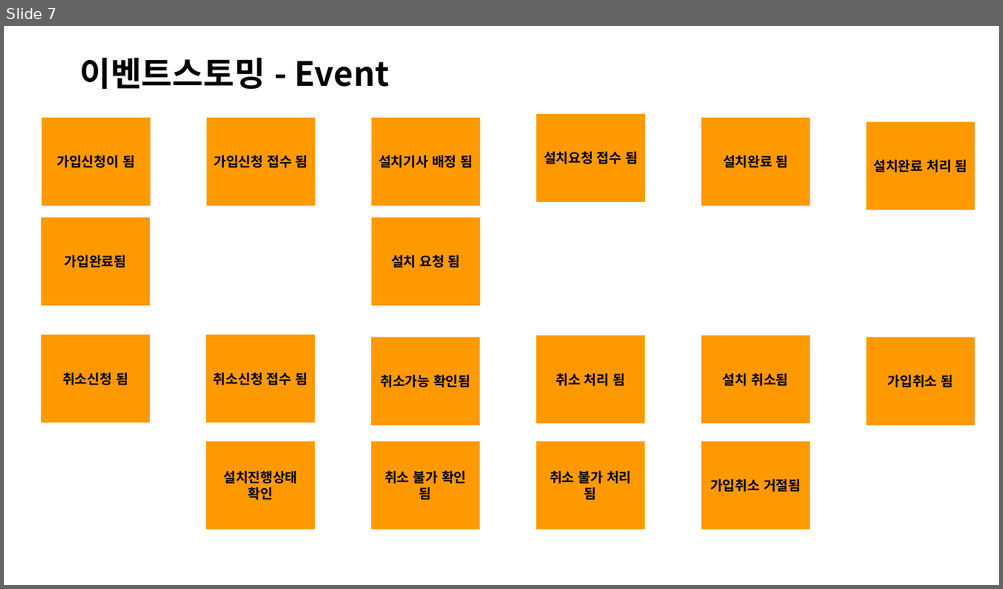
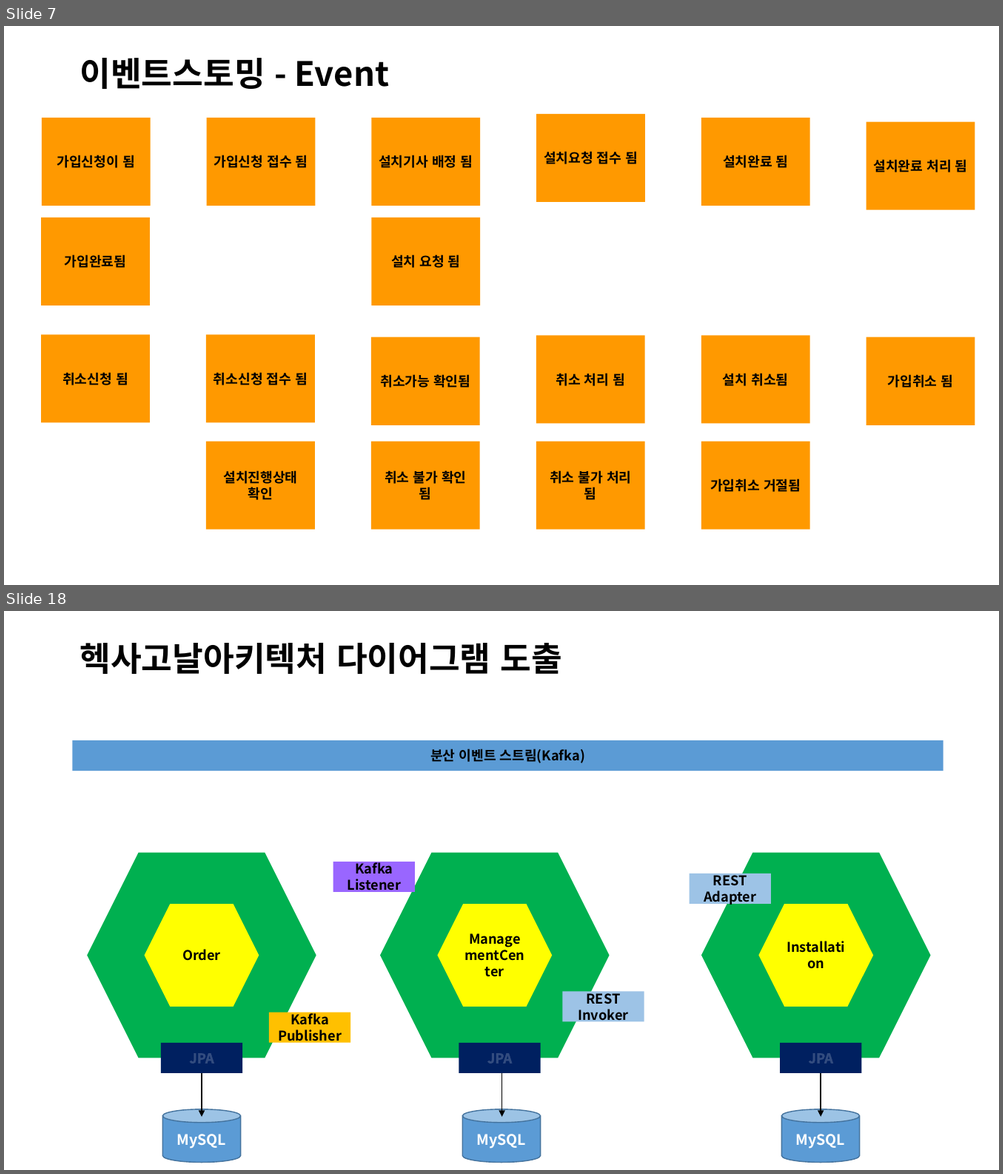
Before and after one commit to jisujin/ipTVShopProject, a slide deck: 실습프로젝트설계_ipTVShopProject.pptx. Shown one above the other, each under a label of ours: slide 7 before the commit, slides 7 and 18 after it; the slides between them are not shown. The pictures are 1003x589 and 1003x1174 pixels, drawn with LibreOffice and Linux fonts; fonts in the diff are those of the drawing. Boxes give left, top, right and bottom in pixels: in the first picture for what was removed or moved away, otherwise in the second. Text is boxed around its words. In the diff, an @@ line names an element or a change of style, - is before the commit and + after.

```diff
--- a/실습프로젝트설계_ipTVShopProject.pptx
+++ b/실습프로젝트설계_ipTVShopProject.pptx
@@ slide 18 added at (4, 611, 999, 1170), background #FFFFFF @@
@@ title added at (79, 643, 561, 674), 32.4 pt, text #000000, bold @@
+헥사고날아키텍처 다이어그램 도출
@@ rectangle added at (73, 741, 943, 772), fill #5B9BD5, 13 pt, text #000000, bold @@
+분산 이벤트 스트림(Kafka)
@@ hexagon added at (87, 853, 316, 1059), fill #00B050 @@
@@ hexagon added at (380, 853, 609, 1059), fill #00B050 @@
@@ hexagon added at (702, 853, 930, 1059), fill #00B050 @@
@@ rectangle added at (333, 862, 415, 892), fill #9966FF, 13 pt, text #000000, bold @@
+Kafka Listener
@@ rectangle added at (689, 874, 770, 904), fill #9DC3E6, 13 pt, text #000000, bold @@
+REST Adapter
@@ hexagon added at (145, 904, 259, 1007), fill #FFFF00, 13 pt, text #000000, bold @@
+Order
@@ hexagon added at (438, 904, 552, 1007), fill #FFFF00, 13 pt, text #000000, bold @@
+ManagementCenter
@@ hexagon added at (758, 904, 874, 1007), fill #FFFF00, 13 pt, text #000000, bold @@
+Installation
@@ rectangle added at (562, 991, 643, 1022), fill #9DC3E6, 13 pt, text #000000, bold @@
+REST Invoker
@@ rectangle added at (269, 1012, 350, 1043), fill #FFC000, 13 pt, text #000000, bold @@
+Kafka Publisher
@@ rectangle added at (161, 1043, 242, 1073), fill #002060, 13 pt, text #FFFFFF, bold @@
+JPA
@@ rectangle added at (459, 1043, 540, 1073), fill #002060, 13 pt, text #FFFFFF, bold @@
+JPA
@@ rectangle added at (780, 1043, 861, 1073), fill #002060, 13 pt, text #FFFFFF, bold @@
+JPA
@@ arrow added from (202, 1073) to (202, 1117), #000000 1.25 pt @@
@@ arrow added from (502, 1073) to (502, 1117), #000000 1.25 pt @@
@@ arrow added from (821, 1073) to (821, 1117), #000000 1.25 pt @@
@@ cylinder added at (163, 1110, 241, 1162), fill #5B9BD5, outline #43739E 1 pt, 14 pt, text #FFFFFF, bold @@
+MySQL
@@ cylinder added at (462, 1110, 540, 1162), fill #5B9BD5, outline #43739E 1 pt, 14 pt, text #FFFFFF, bold @@
+MySQL
@@ cylinder added at (782, 1110, 859, 1162), fill #5B9BD5, outline #43739E 1 pt, 14 pt, text #FFFFFF, bold @@
+MySQL
```
Also in this commit, not shown: 5 slides changed, 7 other slides added.
